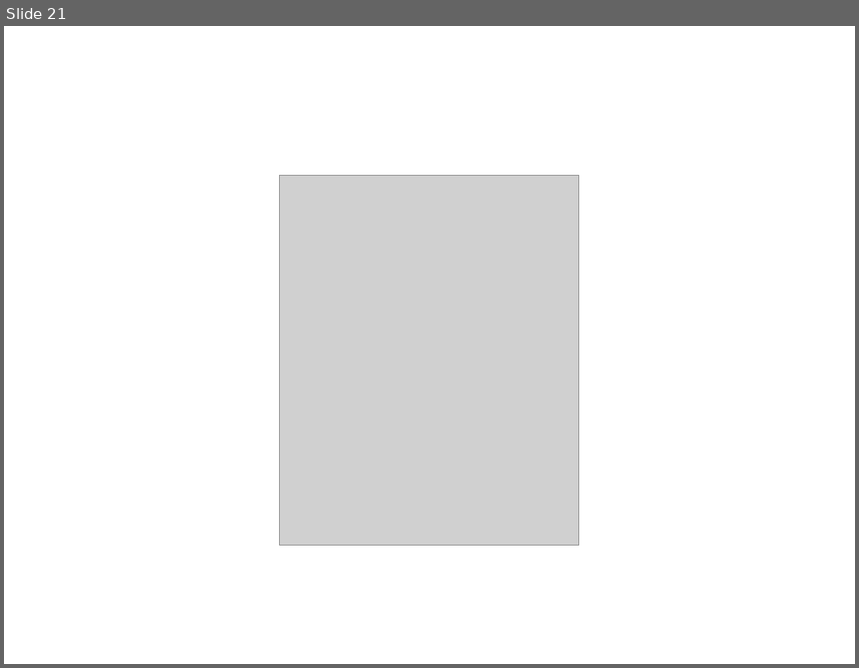
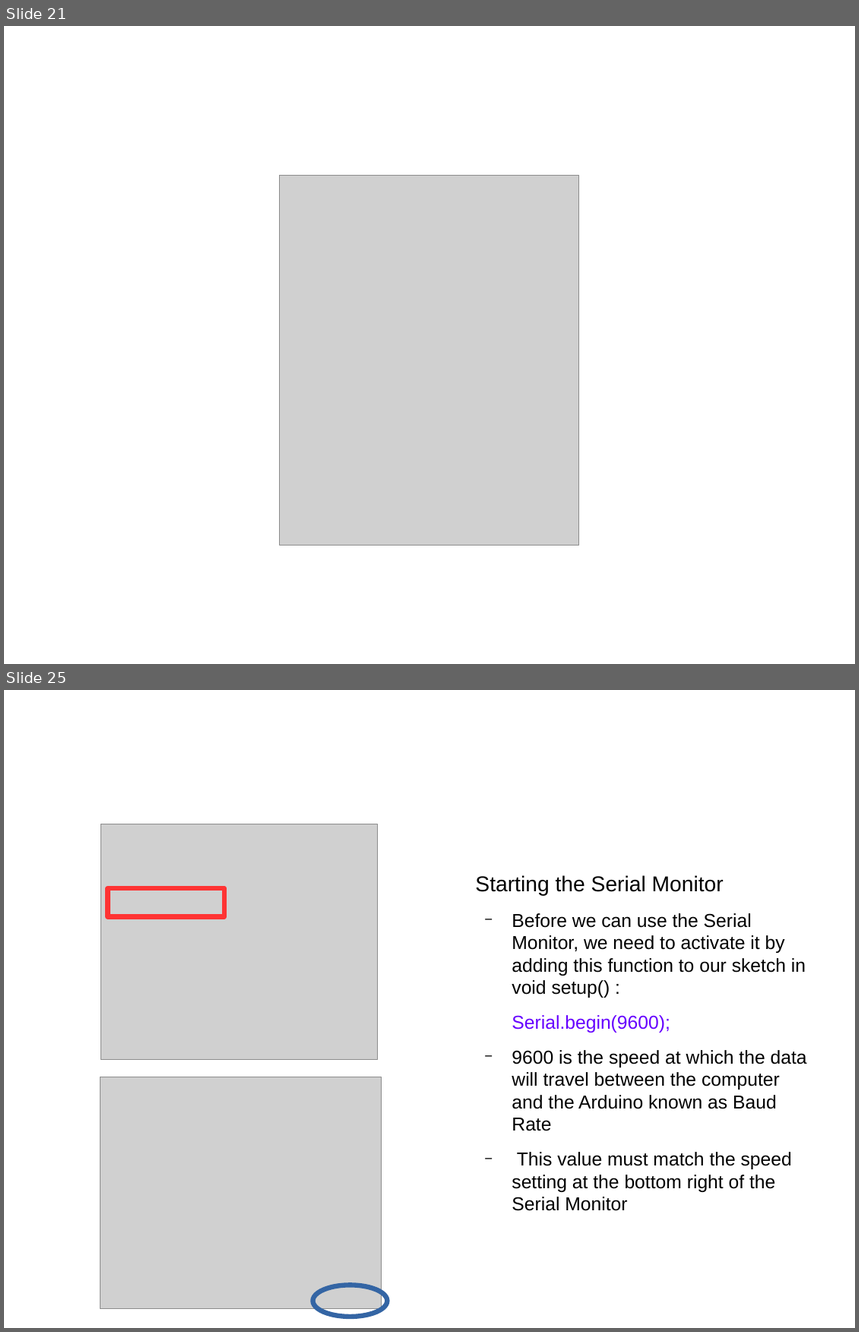
Before and after one commit to dhayanithivijayan/LearnIt, a slide deck: Arduino/DayThree.odp. Shown one above the other, each under a label of ours: slide 21 before the commit, slides 21 and 25 after it; the slides between them are not shown. The pictures are 859x668 and 859x1332 pixels, drawn with LibreOffice and Linux fonts; fonts in the diff are those of the drawing; grey boxes stand for pictures. Boxes give left, top, right and bottom in pixels: in the first picture for what was removed or moved away, otherwise in the second. Text is boxed around its words. In the diff, an @@ line names an element or a change of style, - is before the commit and + after.

```diff
--- a/Arduino/DayThree.odp
+++ b/Arduino/DayThree.odp
@@ slide 25 added at bbox=[4, 690, 855, 1328], background #FFFFFF @@
@@ picture added at bbox=[101, 825, 378, 1060] @@
@@ rectangle added at bbox=[107, 888, 224, 917], outline #FF3333 4.51 pt @@
@@ text added at bbox=[475, 875, 807, 1189], 17.5 pt, text #000000 @@
+Starting the Serial Monitor
+  − Before we can use the Serial Monitor, we need to activate it by adding this function to our sketch in void setup() :
+  Serial.begin(9600);
+  − 9600 is the speed at which the data will travel between the computer and the Arduino known as Baud Rate
+  − This value must match the speed setting at the bottom right of the Serial Monitor
@@ picture added at bbox=[100, 1078, 381, 1309] @@
@@ ellipse added at bbox=[313, 1286, 387, 1317], outline #3465A4 4.51 pt @@
```
Also in this commit, not shown: 10 other slides added, 1 slide removed, 16 other files.
